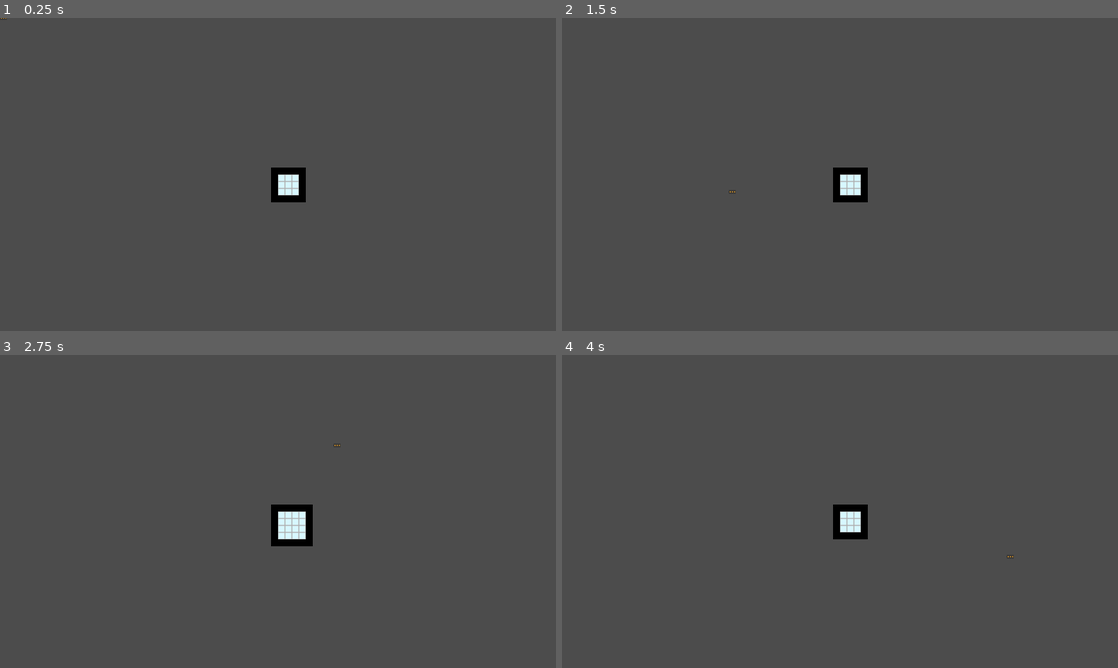
Above: before the commit, frames 1-4 (two rows, left to right).
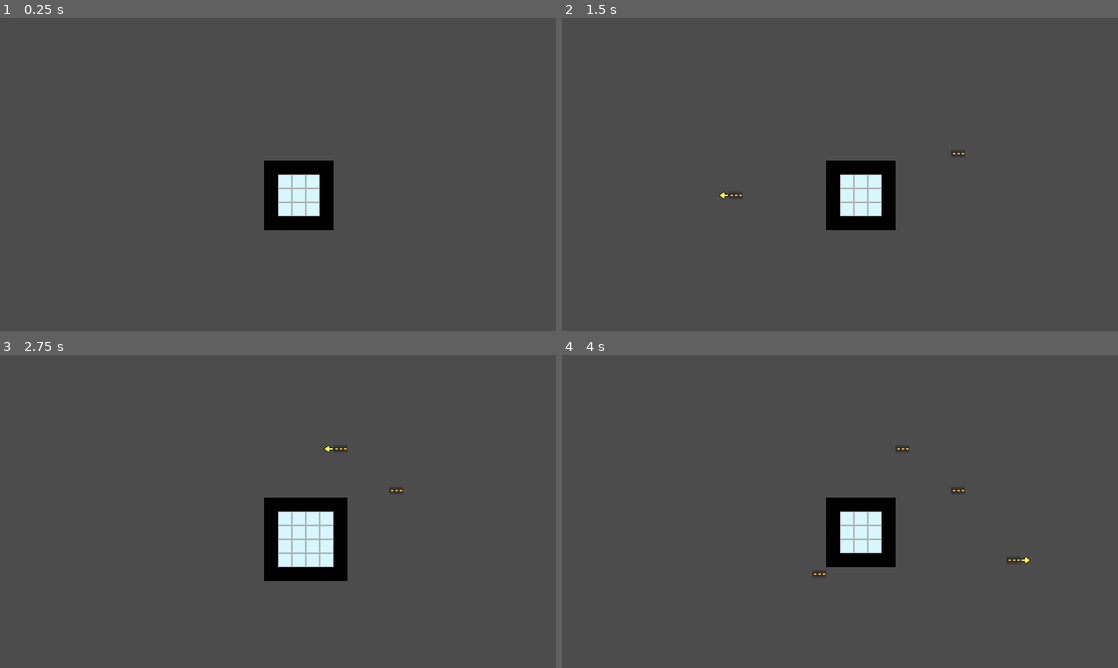
Above: after the commit, the same moments.

Repository: cbrintnall/github_gameoff_2019
Game: Godot game, scene res://scenes/map_controller.tscn
The game is run twice, just before and just after one commit, with the same random seed, the same clock (stepped at 60 frames per second) and the same inputs.
Inputs (mouse positions are in pixels of both pictures, inside the frame that each line leads up to):
- Up to frame 1 (0.25 s): no input
- Up to frame 2 (1.5 s): tap Enter at 0.5 s; move the mouse to (962, 158) at 0.52 s; hold Right (ui_right) 0.53-1.28 s; click (962, 158) at 0.6 s; tap R (rotate_item) at 0.8, 1.35 s; tap Space at 1.25 s; move the mouse to (728, 190) at 1.27 s; hold Left (ui_left) from 1.28 s (still down)
- Up to frame 3 (2.75 s): right-click (166, 527) at 1.55 s; tap Enter at 2 s; move the mouse to (333, 442) at 2.02 s; release Left (ui_left) at 2.03 s; hold Right (ui_right) from 2.03 s (still down); right-click (333, 442) at 2.1 s; click (333, 442) at 2.3 s
- Up to frame 4 (4 s): tap Space at 2.75 s; move the mouse to (812, 574) at 2.77 s; click (812, 574) at 2.85 s; tap R (rotate_item) at 3.05, 3.6 s; tap Enter at 3.5 s; move the mouse to (1006, 558) at 3.52 s; release Right (ui_right) at 3.53 s; hold Left (ui_left) from 3.53 s (still down); right-click (1006, 558) at 3.8 s

The runs differ from the first frame. In frame 1, 2.3% of the frame differs, in the area x 0-60%, y 0-68%; in frame 2, 2.4%; in frame 3, 3.4%, in the area x 47-73%, y 28-73%; in frame 4, 2.5%.

Commit message:
Finish work on item placement, begin work on pathing

Diff:
--- a/project.godot
+++ b/project.godot
@@ -43,6 +43,11 @@
 "events": [ Object(InputEventMouseButton,"resource_local_to_scene":false,"resource_name":"","device":0,"alt":false,"shi …(212 unchanged characters)…
  ]
 }
+right_click={
+"deadzone": 0.5,
+"events": [ Object(InputEventMouseButton,"resource_local_to_scene":false,"resource_name":"","device":0,"alt":false,"shift":false,"control":false,"meta":false,"command":false,"button_mask":0,"position":Vector2( 0, 0 ),"global_position":Vector2( 0, 0 ),"factor":1.0,"button_index":2,"pressed":false,"doubleclick":false,"script":null)
+ ]
+}
 
 [rendering]
 
--- a/scenes/map_controller.tscn
+++ b/scenes/map_controller.tscn
@@ -6,7 +6,7 @@
 [ext_resource path="res://scenes/scripts/map_controller.gd" type="Script" id=4]
 [ext_resource path="res://assets/map.png" type="Texture" id=5]
 
-[sub_resource type="TileSet" id=2]
+[sub_resource type="TileSet" id=1]
 0/name = "belts.png 0"
 0/texture = ExtResource( 2 )
 0/tex_offset = Vector2( 0, 0 )
@@ -67,8 +67,18 @@
 5/navigation_offset = Vector2( 0, 0 )
 5/shapes = [  ]
 5/z_index = 0
+6/name = "belts.png 6"
+6/texture = ExtResource( 2 )
+6/tex_offset = Vector2( 0, 0 )
+6/modulate = Color( 1, 1, 1, 1 )
+6/region = Rect2( 32, 0, 17, 16 )
+6/tile_mode = 0
+6/occluder_offset = Vector2( 0, 0 )
+6/navigation_offset = Vector2( 0, 0 )
+6/shapes = [  ]
+6/z_index = 0
 
-[sub_resource type="TileSet" id=1]
+[sub_resource type="TileSet" id=2]
 0/name = "map.png 0"
 0/texture = ExtResource( 5 )
 0/tex_offset = Vector2( 0, 0 )
@@ -93,6 +103,7 @@
 [node name="game" type="Node2D"]
 
 [node name="item_controller" type="Node2D" parent="."]
+editor/display_folded = true
 z_index = 1
 script = ExtResource( 1 )
 items_path = "res://items.json"
@@ -100,7 +111,14 @@
 [node name="ui" type="CanvasLayer" parent="item_controller"]
 
 [node name="items" type="TileMap" parent="item_controller"]
-tile_set = SubResource( 2 )
+z_index = 2
+tile_set = SubResource( 1 )
+cell_size = Vector2( 16, 16 )
+format = 1
+
+[node name="placed_items" type="TileMap" parent="item_controller"]
+z_index = 1
+tile_set = SubResource( 1 )
 cell_size = Vector2( 16, 16 )
 format = 1
 
@@ -124,12 +142,14 @@
 readonly = true
 
 [node name="map_controller" type="Node2D" parent="."]
+editor/display_folded = true
 script = ExtResource( 4 )
 
 [node name="tiles" type="TileMap" parent="map_controller"]
-tile_set = SubResource( 1 )
+tile_set = SubResource( 2 )
 cell_size = Vector2( 16, 16 )
 format = 1
 
 [node name="Camera2D" type="Camera2D" parent="map_controller"]
 current = true
+zoom = Vector2( 0.5, 0.5 )
--- /dev/null
+++ b/scenes/path.tscn
@@ -0,0 +1,11 @@
+[gd_scene load_steps=2 format=2]
+
+[sub_resource type="Curve2D" id=1]
+_data = {
+"points": PoolVector2Array(  )
+}
+
+[node name="path" type="Path2D"]
+curve = SubResource( 1 )
+
+[node name="follower" type="PathFollow2D" parent="."]
--- a/scenes/scripts/item_controller.gd
+++ b/scenes/scripts/item_controller.gd
@@ -1,15 +1,21 @@
 extends Node2D
 
 onready var item_map = get_node("items")
+onready var placed_items = get_node("placed_items")
 onready var console = get_node("../console")
 
 export (String) var items_path
 
 var items: Dictionary = {}
 var selected: String = "conveyor_belt"
+var current_rotation: int = 0
+var last_rotation: int = 0
 var selected_texture: int = -1
-var lastX = -1
-var lastY = -1
+
+var groups = []
+
+# arrow's texture in atlas
+var arrow_index = 6
 
 func _ready():
 	console.add_command("items", funcref(self, "print_items_to_console"))
@@ -22,15 +28,67 @@
 	var posX = floor(position.x / item_map.cell_size.x)
 	var posY = floor(position.y / item_map.cell_size.y)
 
-	if item_map.get_cell(posX, posY) != selected_texture:
+	if Input.is_action_just_pressed("rotate_item"):
+		rotate_item()
+
+	if Input.is_action_just_pressed("left_click"):
+		place_item_at(posX, posY, current_rotation)
+
+	if Input.is_action_just_pressed("right_click"):
+		remove_item_at(posX, posY)
+
+	if (item_map.get_cell(posX, posY) != selected_texture) || (current_rotation != last_rotation):
+		item_map.clear()
+
 		# Sets the current cell
-		item_map.set_cell(posX, posY, selected_texture)
+		place_hovered_item(posX, posY, current_rotation)
+		place_arrow(posX, posY, current_rotation)
 
-		# Clears the last cell
-		item_map.set_cell(lastX, lastY, -1)
+	last_rotation = current_rotation
 
-	lastX = posX
-	lastY = posY
+func add_point_to_groups(x: int, y: int):
+	# TODO: Make enums for tileset, 0 == Tile.CONVEYOR
+	if placed_items.get_cell(x+1, y) == 0:
+		pass
+
+	if placed_items.get_cell(x-1, y) == 0:
+		pass
+
+	if placed_items.get_cell(x, y+1) == 0:
+		pass
+
+	if placed_items.get_cell(x, y-1) == 0:
+		pass
+
+func place_hovered_item(x: int, y: int, rotation: int):
+	item_map.set_cell(x, y, selected_texture, false, false, is_transposed(rotation))
+
+func place_arrow(x: int, y: int, rotation: int):
+	var rotated = !is_transposed(rotation)
+
+	match rotation:
+		0:
+			item_map.set_cell(x+1, y, arrow_index, true, false, rotated)
+		90:
+			item_map.set_cell(x, y-1, arrow_index, false, false, rotated)
+		180:
+			item_map.set_cell(x-1, y, arrow_index, false, false, rotated)
+		270:
+			item_map.set_cell(x, y+1, arrow_index, false, true, rotated)
+
+func is_transposed(rotation: int):
+	return rotation == 90 || rotation == 270
+
+func remove_item_at(x: int, y: int):
+	placed_items.set_cell(x, y, -1)
+
+func place_item_at(x: int, y: int, rotation: int):
+	placed_items.set_cell(x, y, selected_texture, false, false, is_transposed(rotation))
+	add_point_to_groups(x, y)
+
+func rotate_item():
+	current_rotation += 90
+	current_rotation %= 360
 
 func get_item_dict(path: String):
 	var file = File.new()
Binary file added: assets/arrow.png
Binary file changed: assets/belts.png
